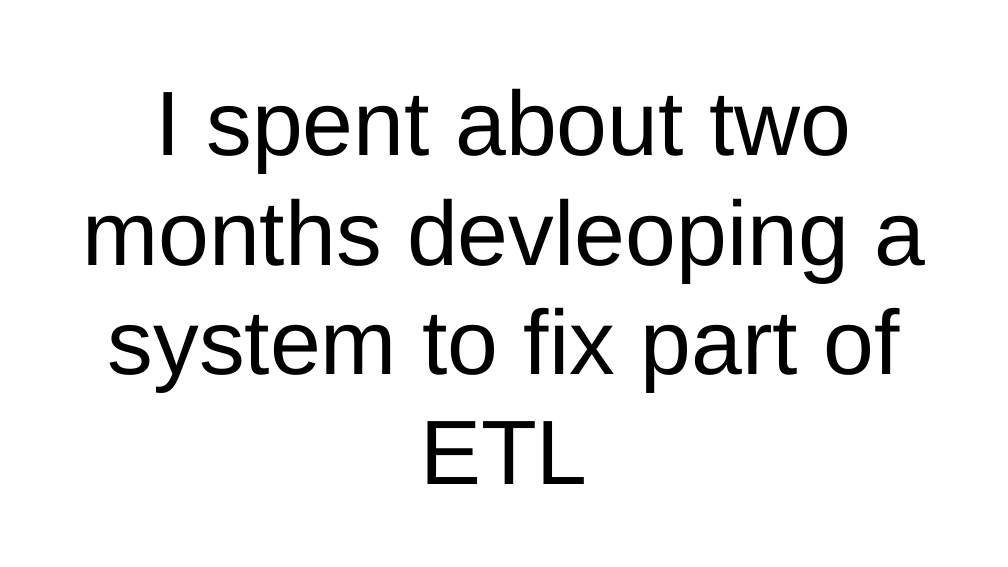
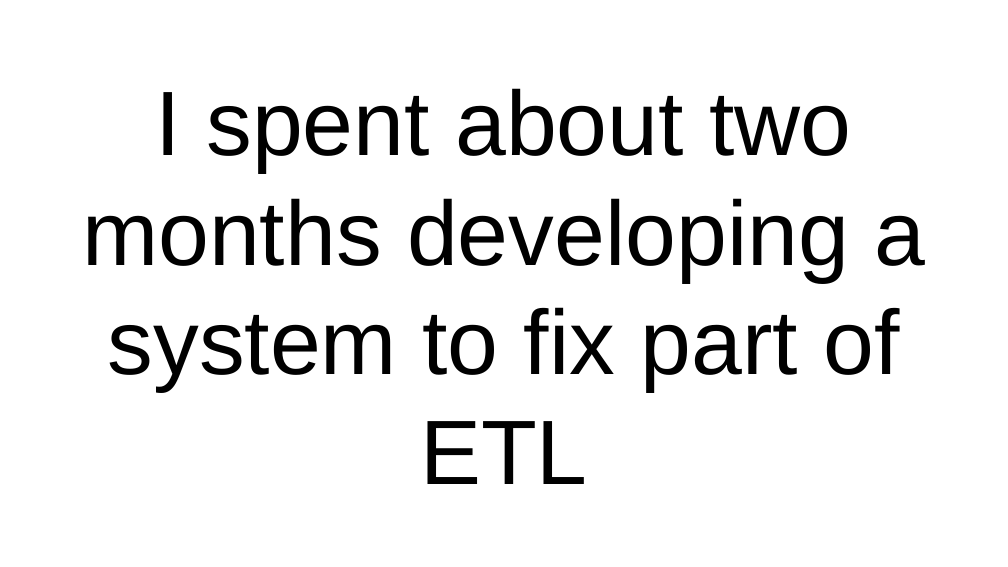
Before and after one commit to tebeka/talks, a slide deck: slide 8 of data-management/data-management.odp. Drawn at 1008x567 pixels with LibreOffice and Linux fonts; fonts in the diff are those of the drawing. Boxes give left, top, right and bottom in pixels: in the first picture for what was removed or moved away, otherwise in the second. Text is boxed around its words. In the diff, an @@ line names an element or a change of style, - is before the commit and + after.

```diff
--- a/data-management/data-management.odp
+++ b/data-management/data-management.odp
@@ title at box(82, 88, 926, 484): text changed @@
-I spent about two months devleoping a system to fix part of ETL
+I spent about two months developing a system to fix part of ETL
```
Also in this commit, not shown: 8 other slides changed, 1 slide added.
